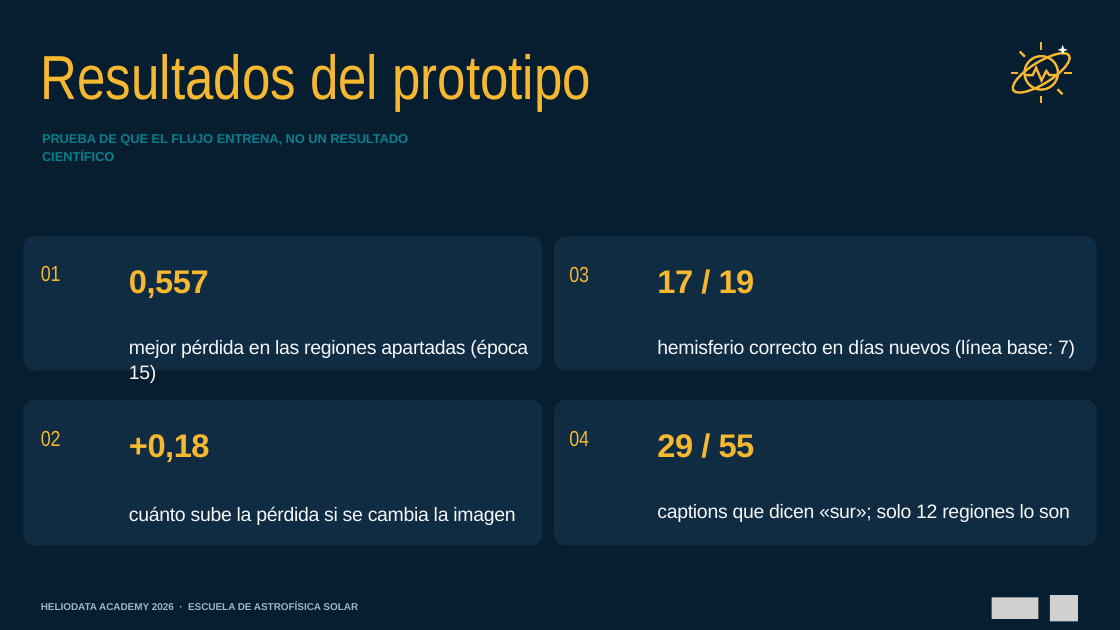
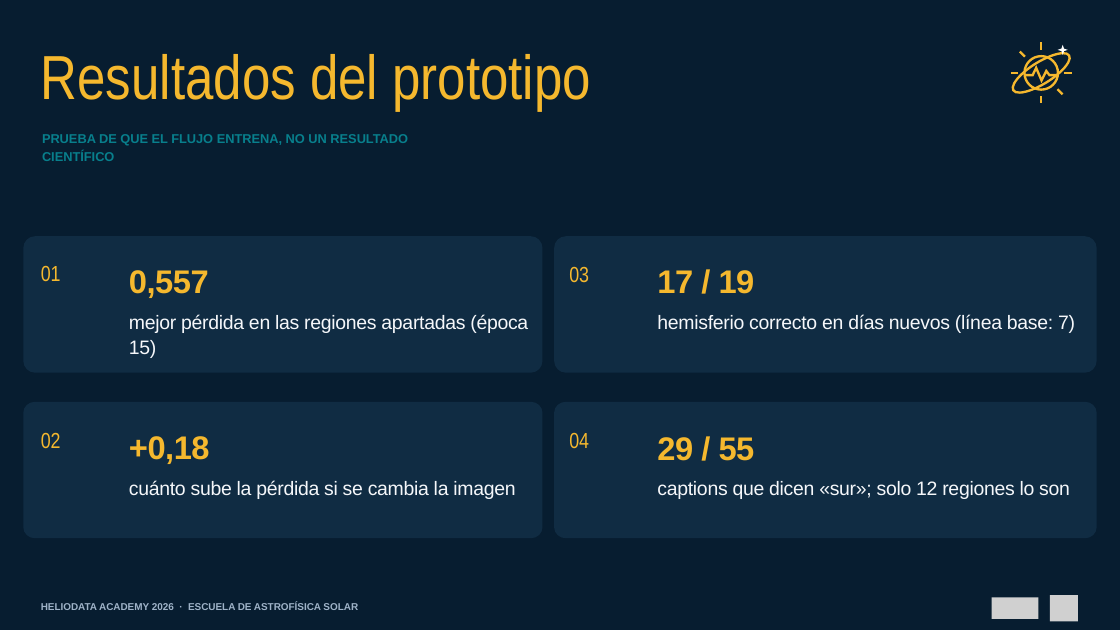
Before and after one commit to Group-of-Solar-Astrophysics/Escuela-Astrofisica-Solar-2026, a slide deck: slide 23 of 01_Material_por_expositor/Juan_Esteban_Agudelo_Ortiz/01_Presentacion/Machine_Learning_aplicado_al_Sol_Escuela_2026.pptx. Drawn at 1120x630 pixels with LibreOffice and Linux fonts; fonts in the diff are those of the drawing; grey boxes stand for pictures. Boxes give left, top, right and bottom in pixels: in the first picture for what was removed or moved away, otherwise in the second. Text is boxed around its words. In the diff, an @@ line names an element or a change of style, - is before the commit and + after.

```diff
--- a/01_Material_por_expositor/Juan_Esteban_Agudelo_Ortiz/01_Presentacion/Machine_Learning_aplicado_al_Sol_Escuela_2026.pptx
+++ b/01_Material_por_expositor/Juan_Esteban_Agudelo_Ortiz/01_Presentacion/Machine_Learning_aplicado_al_Sol_Escuela_2026.pptx
@@ freeform shape at bbox=[24, 236, 543, 373]: outline redrawn @@
@@ freeform shape at bbox=[554, 236, 1097, 373]: outline redrawn @@
@@ freeform shape: place and size @@
-freeform shape at bbox=[24, 400, 543, 545]
+freeform shape at bbox=[24, 402, 543, 539]
@@ freeform shape: place and size @@
-freeform shape at bbox=[554, 400, 1097, 545]
+freeform shape at bbox=[554, 402, 1097, 539]
@@ 4 texts: place and size @@
-4 texts at bbox=[129, 339, 1075, 525]
+4 texts at bbox=[129, 314, 1075, 499]
```
Also in this commit, not shown: 8 other slides changed, 1 other file.
